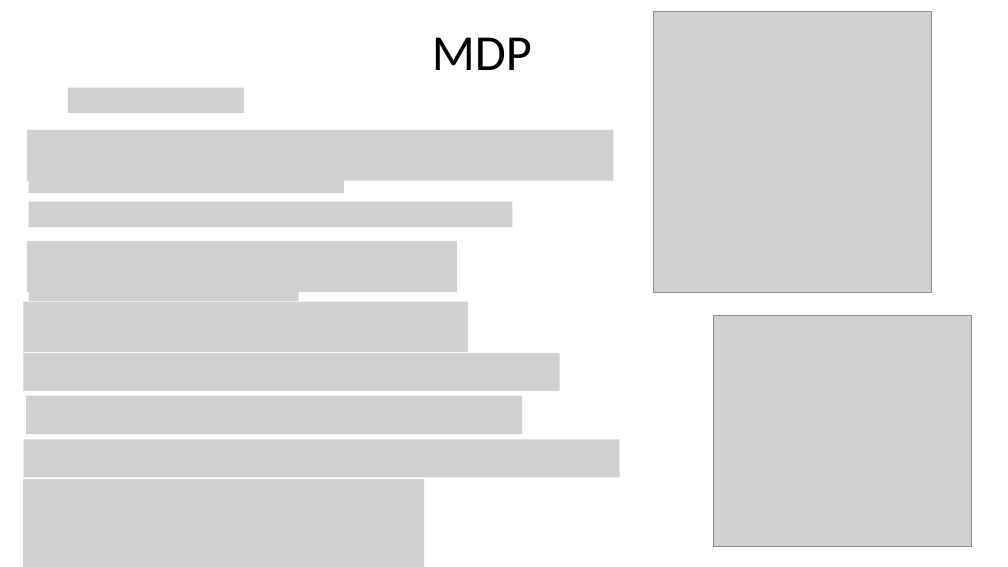
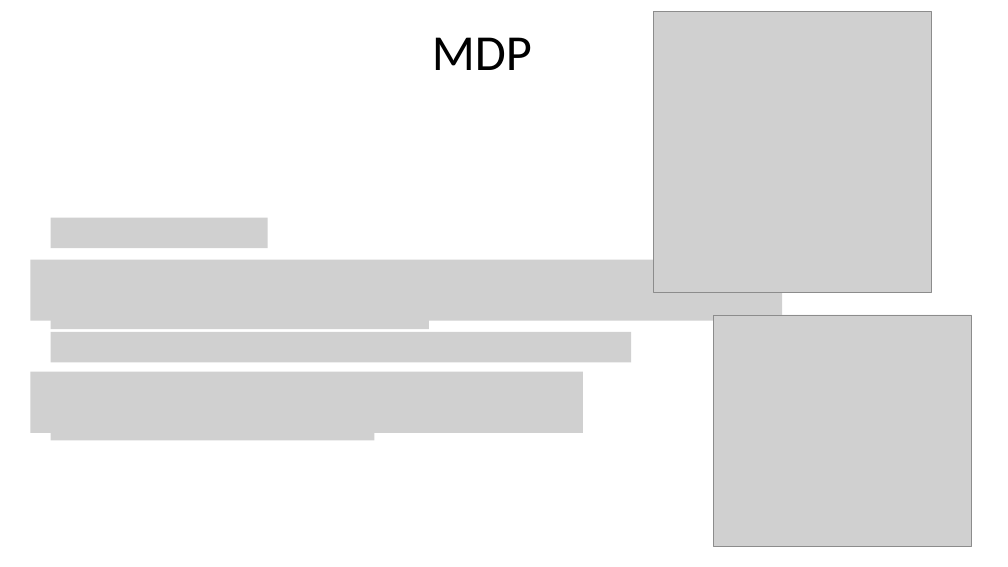
Before and after one commit to xfdywy/RL, a slide deck: slide 7 of FirstSeminar/firstseminar.pptx. Drawn at 1008x567 pixels with LibreOffice and Linux fonts; fonts in the diff are those of the drawing; grey boxes stand for pictures. Boxes give left, top, right and bottom in pixels: in the first picture for what was removed or moved away, otherwise in the second. Text is boxed around its words. In the diff, an @@ line names an element or a change of style, - is before the commit and + after.

```diff
--- a/FirstSeminar/firstseminar.pptx
+++ b/FirstSeminar/firstseminar.pptx
@@ picture removed at bbox=[68, 88, 244, 113] @@
@@ picture removed at bbox=[27, 130, 614, 181] @@
@@ picture removed at bbox=[29, 167, 344, 193] @@
@@ picture removed at bbox=[29, 202, 513, 228] @@
@@ picture added at bbox=[51, 218, 268, 248] @@
@@ picture removed at bbox=[27, 241, 457, 292] @@
@@ picture added at bbox=[30, 259, 782, 321] @@
@@ picture removed at bbox=[29, 275, 299, 301] @@
@@ picture added at bbox=[51, 299, 429, 329] @@
@@ picture removed at bbox=[23, 302, 468, 352] @@
@@ picture removed at bbox=[23, 353, 560, 391] @@
@@ picture added at bbox=[51, 332, 631, 362] @@
@@ picture: place and size @@
-picture at bbox=[26, 396, 522, 434]
+picture at bbox=[30, 372, 583, 433]
@@ picture added at bbox=[51, 410, 374, 440] @@
@@ picture removed at bbox=[23, 439, 619, 477] @@
@@ picture removed at bbox=[23, 479, 425, 567] @@
```
Also in this commit, not shown: 3 other slides changed, 8 slides added.
